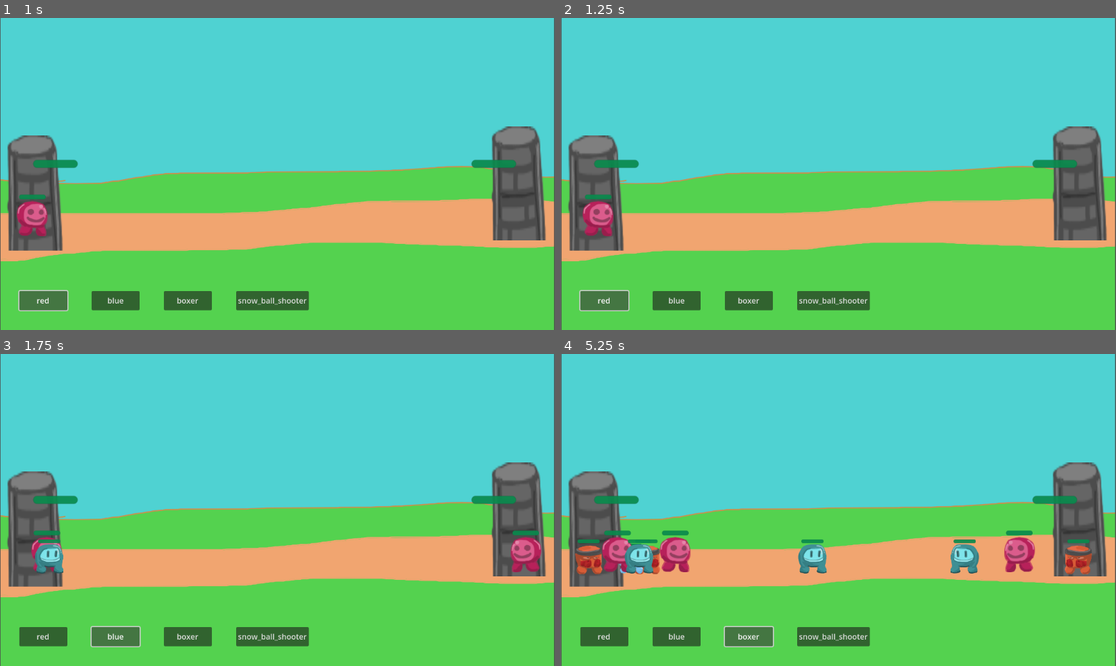
Above: before the commit, frames 1-4 (two rows, left to right).
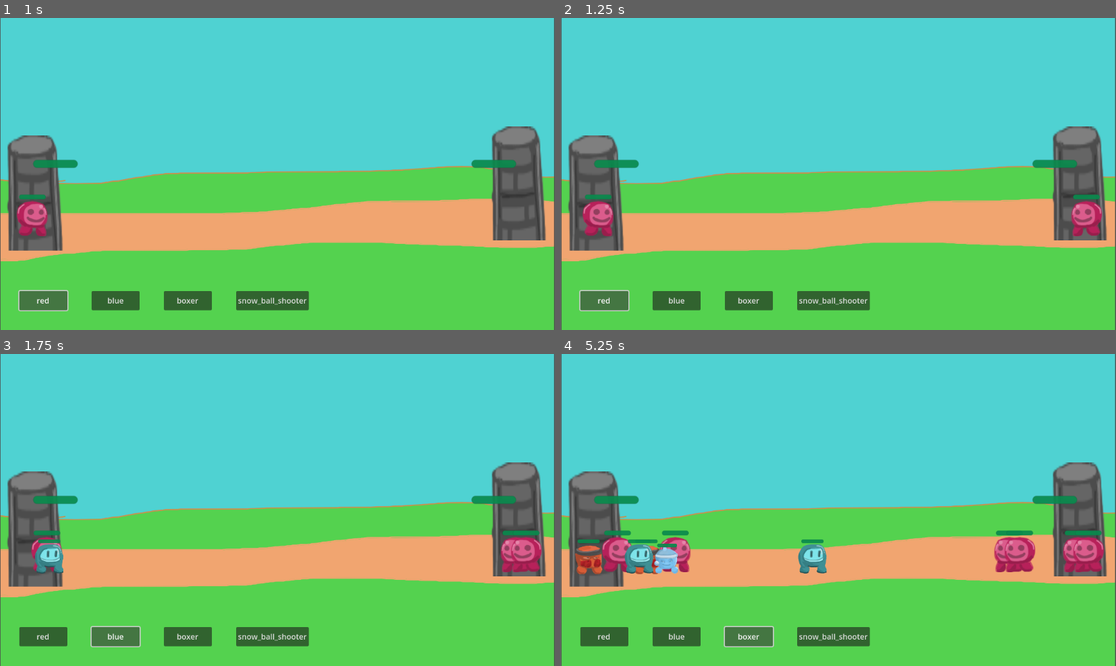
Above: after the commit, the same moments.

Repository: redmaker007/FFFight
Game: Godot game, scene res://node_2d.tscn
Same seed, same stepped clock (60 frames per second), same inputs: the game is played once before the commit and once after it.
Inputs:
- Up to frame 1 (1 s): click "red" at 0.5 s
- Up to frame 2 (1.25 s): no input
- Up to frame 3 (1.75 s): click "blue" at 1.25 s
- Up to frame 4 (5.25 s): click "boxer" at 2 s; click "snow_ball_shooter" at 2.75 s; click "red" at 3.5 s; click "blue" at 4.25 s; click "boxer" at 5 s

Frame 1 is identical in both runs. In frame 2, 0.6% of the frame differs, in the area x 91-98%, y 56-70%; in frame 3, 0.3%; in frame 4, 2.0%, in the area x 10-98%, y 56-71%.

Commit message:
update0.2

Diff:
--- a/att_state.gd
+++ b/att_state.gd
@@ -1,16 +1,20 @@
 extends Node
 
-var  att_CD_sec
+
+
 
 func state_ready():
-	att_CD_sec = get_parent().att_CD
+
+
 	pass
 
 
 func state_process(delta: float) -> void:
-	if att_CD_sec <= 0:
+
+
+	if get_parent().att_CD_sec <= 0:
 		get_parent().attack_t()
-		att_CD_sec = get_parent().att_CD
+		get_parent().att_CD_sec = get_parent().att_CD
 	else:
-		att_CD_sec -=delta
+		get_parent().att_CD_sec -=delta
 	pass
--- a/enemy_spawner.gd
+++ b/enemy_spawner.gd
@@ -1,44 +1,78 @@
 extends Node
 
 
-@export var random_pool_on:bool
+
 @export var spec_unit:String
 
 
 
 var GM
-var spawn_CD = 0
+
 var pool = ["red","blue","boxer","snow_ball_shooter"]
 var u_name
 
 var functioning
 
+var spawn_CD = 0
+var count = 0
+var spawn_t_time = 1
 
 func _ready() -> void:
 	GM = get_parent()
-	function_switch(true)
-	if not random_pool_on:
-		u_name = spec_unit
+	count = 0
+	functioning = true
+
+
 
 func function_switch(v:bool):
 	functioning =v
 
 func _process(delta: float) -> void:
-	if spawn_CD >= 1.5:
-		if random_pool_on:
-			u_name = pool.pick_random()
-		spawn_enemy_1(u_name)
+	if not functioning:
+		return
+	if spawn_CD >= spawn_t_time:
+		var ab = []
+		ab = spawn_level_1()
+		print(count)
+		spawn_enemy_1(ab[0])
+		spawn_t_time = ab[1]
 		spawn_CD = 0
 	else:
 		spawn_CD += delta
 	pass
 
+func spawn_level_1():
+	var unit_name
+	var time_int
+	if count < 16:
+		unit_name = "red"
+		if count%2 ==0:
+			time_int = 0.5
+		else:
+			time_int = 3
+	elif count < 20:
+		unit_name = "blue"
+		time_int = 0.5
+	elif count < 75:
+		if count %4 == 0:
+			unit_name = "snow_ball_shooter"
+			time_int = 1
+		else:
+			unit_name = "red"
+			time_int = 0.5
+	elif count < 80:
+		unit_name = "boxer"
+		time_int = 0.1
+	else:
+		unit_name = pool.pick_random()
+		time_int = 1
 
 
+	count +=1
+	return [unit_name,time_int]
 
 func spawn_enemy_1(s_name):
-	if not functioning:
-		return
+
 	var new_enemy = GM.minion_precast.instantiate()
 
 	new_enemy.ini_w_dic(GM.mm.mm[s_name])
--- a/minion.gd
+++ b/minion.gd
@@ -13,6 +13,7 @@
 var side = "ally"
 var size = 1
 var unit_name
+var att_CD_sec
 
 #狀態機
 enum state{walk,attack}
@@ -101,12 +102,12 @@
 	set_png(dic["image"])
 	scale = Vector2(1,1)*(1+dic["size"])
 	size = dic["size"]
-
+	att_CD_sec = att_CD
 	pass
 
 
 func attack_t():
-	if(not target):
+	if not target:
 		switch_state(state.walk)
 		return
 	target.take_damage(att)
@@ -122,7 +123,7 @@
 		side_sign = -1
 	var tw = create_tween()
 	tw.parallel().tween_property($Minion,"position",base_pos +Vector2(side_sign*10,0),0.1)
-	tw.parallel().tween_property($Minion,"rotation_degrees",side_sign*15,0.1)
+	tw.parallel().tween_property($Minion,"rotation_degrees",side_sign*20,0.1)
 
 	tw.tween_property($Minion,"position",base_pos,0.05)
 	tw.tween_property($Minion,"rotation_degrees",0,0.05)
--- a/minion_map.gd
+++ b/minion_map.gd
@@ -27,10 +27,10 @@
 		"name"="blue",
 
 		"speed" = 120,
-		"max_hp" = 120,
+		"max_hp" = 100,
 		"att" = 11,
 		"att_r" = 50,
-		"att_CD" = 0.3,
+		"att_CD" = 0.33,
 		"image" = preload("res://binion.png"),
 		"size" = 0
 	},
@@ -38,7 +38,7 @@
 		"name"="boxer",
 
 		"speed" = 40,
-		"max_hp" = 150,
+		"max_hp" = 130,
 		"att" = 55,
 		"att_r" = 50,
 		"att_CD" = 0.4,
@@ -48,11 +48,11 @@
 	"snow_ball_shooter":{
 		"name"="snow_ball_shooter",
 
-		"speed" = 40,
+		"speed" = 70,
 		"max_hp" = 100,
-		"att" = 16,
+		"att" = 22,
 		"att_r" = 250,
-		"att_CD" = 1.2,
+		"att_CD" = 1.1,
 		"image" = preload("res://snow_b_s.png"),
 		"size" = -0.1
 	}
--- a/node_2d.tscn
+++ b/node_2d.tscn
@@ -72,5 +72,4 @@
 
 [node name="enemy spawner" type="Node" parent="."]
 script = ExtResource("6_kdubu")
-random_pool_on = true
 spec_unit = "snow_ball_shooter"
